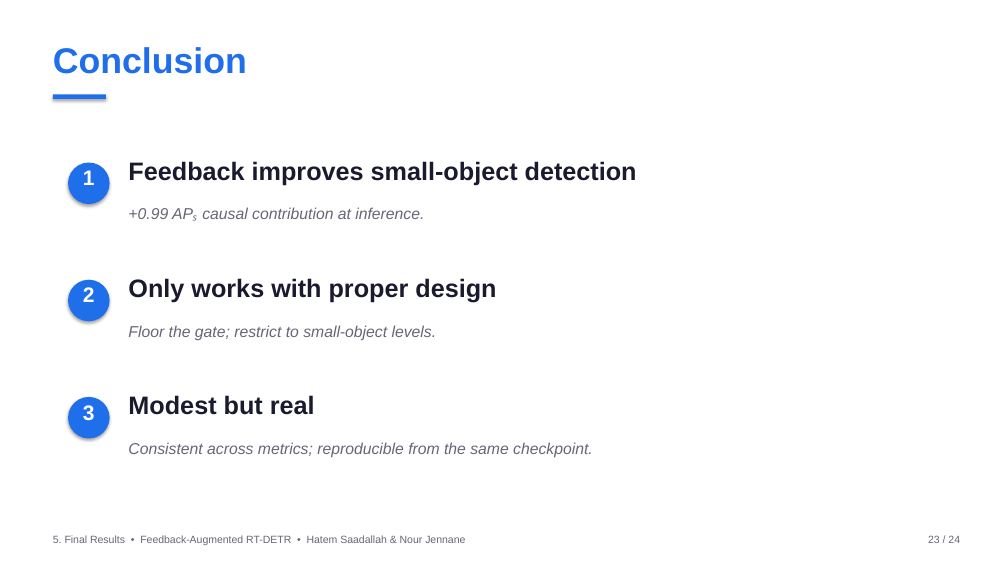
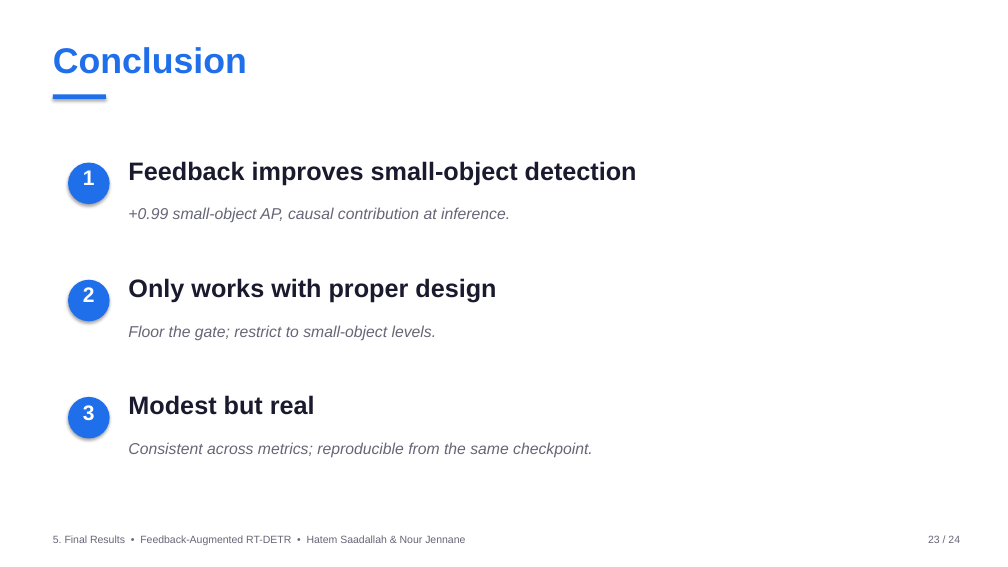
Before and after one commit to HatemSaadallah/feedback-augmented-rtdetr, a slide deck: slide 23 of presentation/feedback_rtdetr_presentation.pptx. Drawn at 1008x567 pixels with LibreOffice and Linux fonts; fonts in the diff are those of the drawing. Boxes give left, top, right and bottom in pixels: in the first picture for what was removed or moved away, otherwise in the second. Text is boxed around its words. In the diff, an @@ line names an element or a change of style, - is before the commit and + after.

```diff
--- a/presentation/feedback_rtdetr_presentation.pptx
+++ b/presentation/feedback_rtdetr_presentation.pptx
@@ text at [128,207,510,222]: text changed @@
-+0.99 APₛ causal contribution at inference.
++0.99 small-object AP, causal contribution at inference.
```
Also in this commit, not shown: 8 other slides changed, 3 other files.
